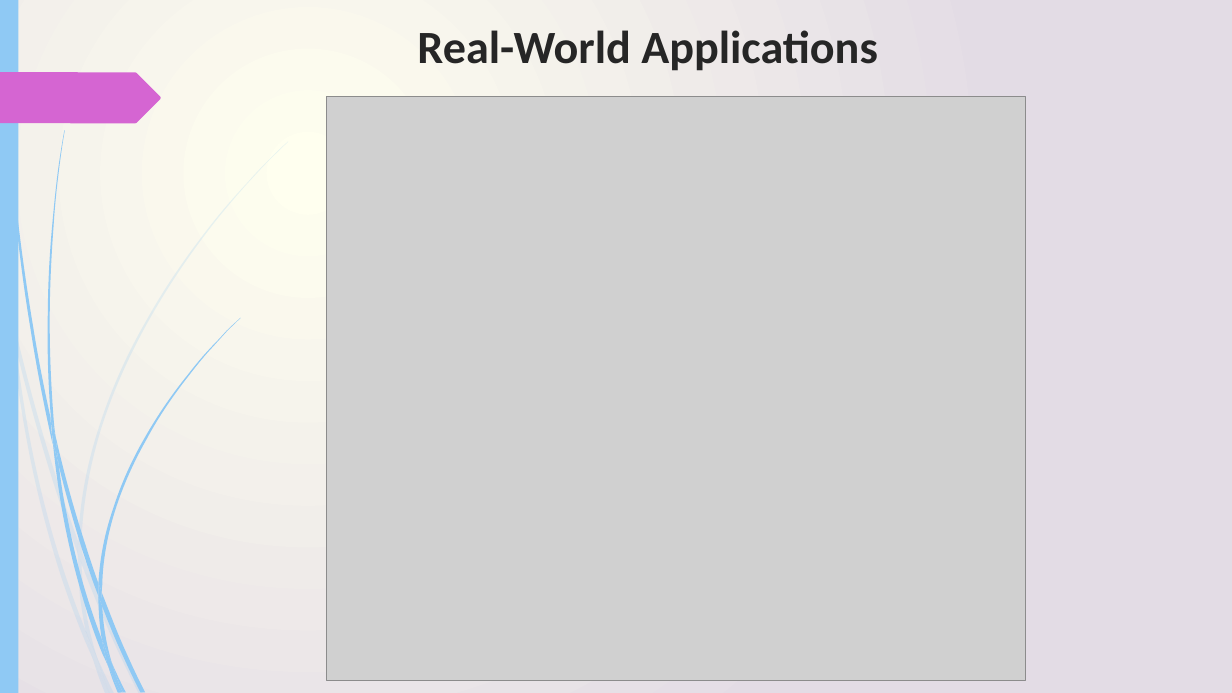
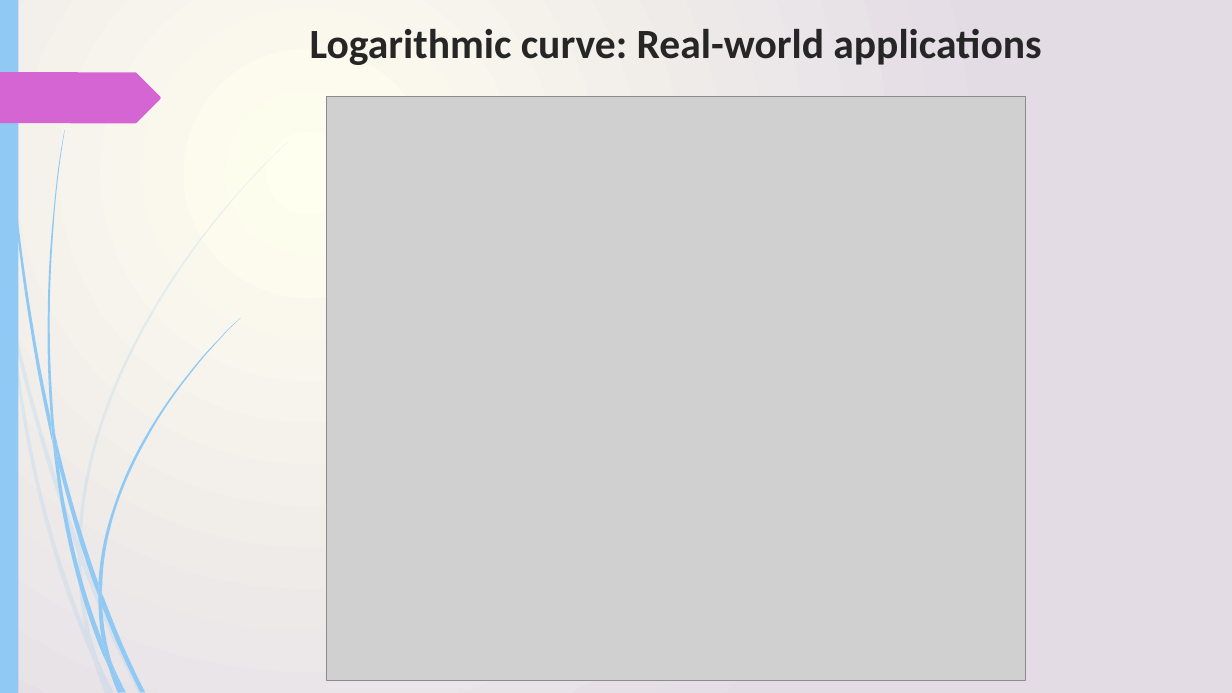
Before and after one commit to JYOTHY-DAS/Data-Analysis-Slides, a slide deck: slide 9 of Logarithmic curves.pptx (slide 4 before the commit). Drawn at 1232x693 pixels with LibreOffice and Linux fonts; fonts in the diff are those of the drawing; grey boxes stand for pictures. Boxes give left, top, right and bottom in pixels: in the first picture for what was removed or moved away, otherwise in the second. Text is boxed around its words. In the diff, an @@ line names an element or a change of style, - is before the commit and + after.

```diff
--- a/Logarithmic curves.pptx
+++ b/Logarithmic curves.pptx
@@ title at [310,29,1041,65]: text changed; size 36 to 32.4 pt @@
-Real-World Applications
+Logarithmic curve: Real-world applications
```
Also in this commit, not shown: 2 other slides changed, 10 slides added.
